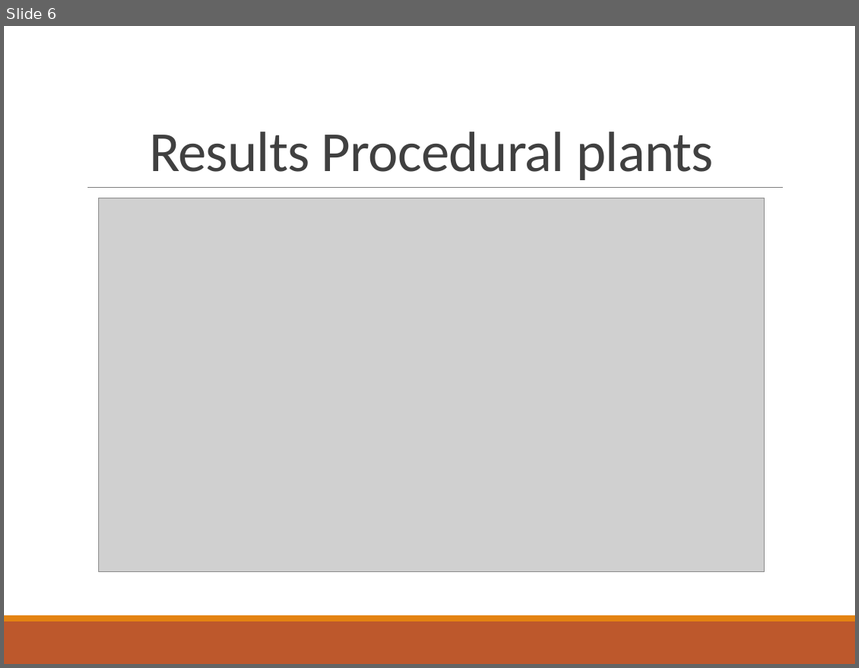
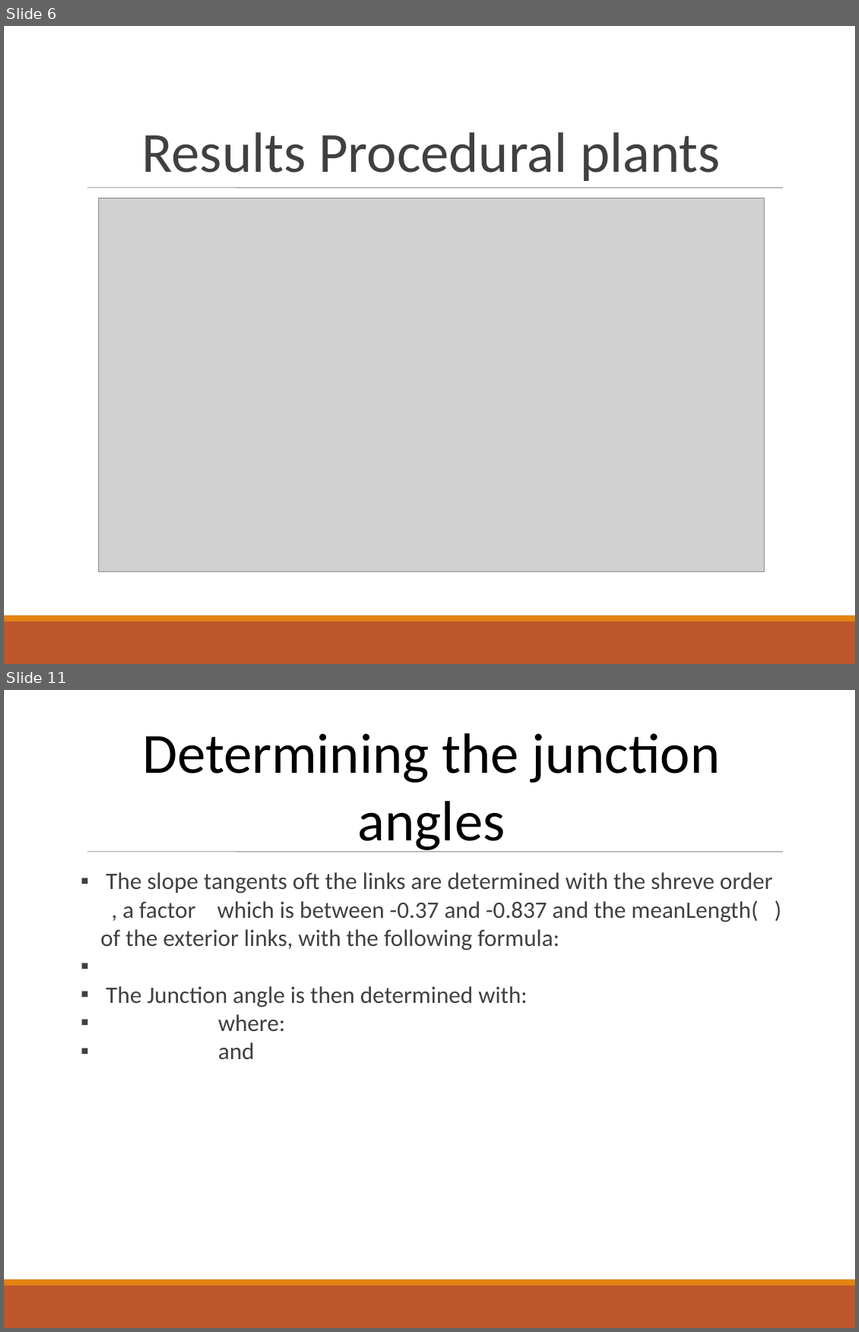
Before and after one commit to Philipp-M/ACG, a slide deck: proceduralTerrainAndTrees_project2/presentation/Advanced Computer Graphics.pptx. Shown one above the other, each under a label of ours: slide 6 before the commit, slides 6 and 11 after it; the slides between them are not shown. The pictures are 859x668 and 859x1332 pixels, drawn with LibreOffice and Linux fonts; fonts in the diff are those of the drawing; grey boxes stand for pictures. Boxes give left, top, right and bottom in pixels: in the first picture for what was removed or moved away, otherwise in the second. Text is boxed around its words. In the diff, an @@ line names an element or a change of style, - is before the commit and + after.

```diff
--- a/proceduralTerrainAndTrees_project2/presentation/Advanced Computer Graphics.pptx
+++ b/proceduralTerrainAndTrees_project2/presentation/Advanced Computer Graphics.pptx
@@ slide 11 added at (x1=4, y1=690, x2=855, y2=1328), background #FFFFFF; not listed: 3 template elements that a slide beside it also shows @@
@@ text added at (x1=142, y1=733, x2=721, y2=853), 48 pt, text #000000 @@
+Determining the junction angles
@@ text added at (x1=101, y1=872, x2=773, y2=1059), 20 pt, text #404040 @@
+▪ The slope tangents oft the links are determined with the shreve order , a factor which is between -0.37 and -0.837 and the meanLength( ) of the exterior links, with the following formula:
+▪ The Junction angle is then determined with:
+▪ where:
+▪ and
@@ slide 6 changed as well @@
@@ text "Results Procedural plants" at (x1=142, y1=132, x2=721, y2=181): letter spacing -0.5 to 0 pt; line spacing 0.85 to 1 @@
@@ line (88, 188) - (783, 188): stroke #808080 0.5 pt to #808080 0.51 pt @@
```
Also in this commit, not shown: 5 other slides changed, 11 other slides added, 1 slide removed, 2 other files.
